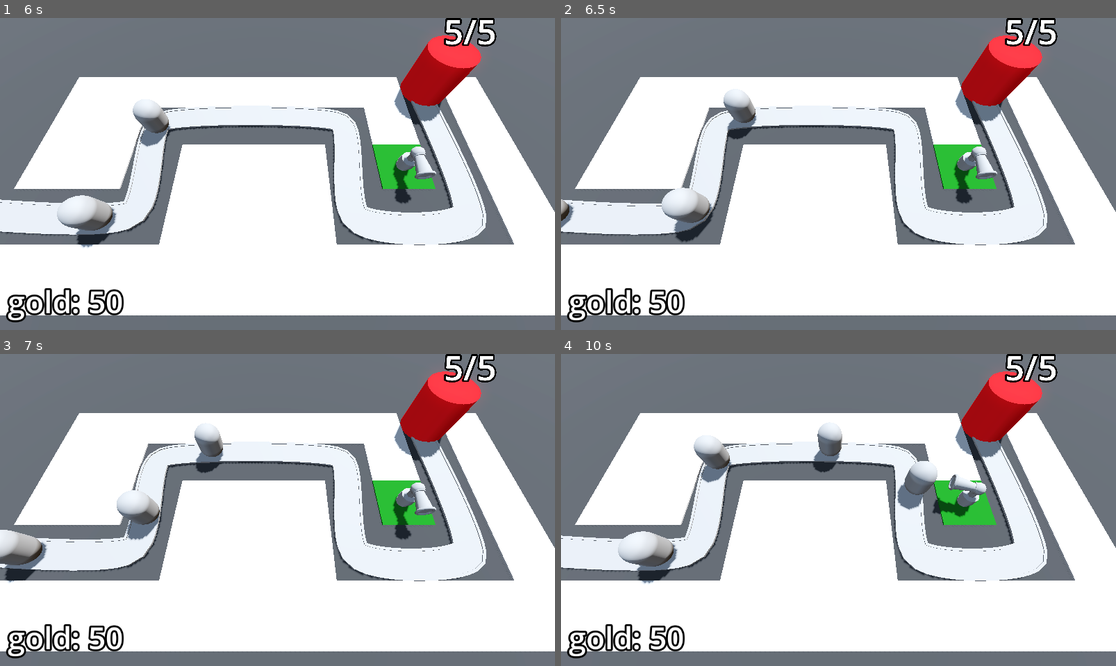
Above: before the commit, frames 1-4 (two rows, left to right).
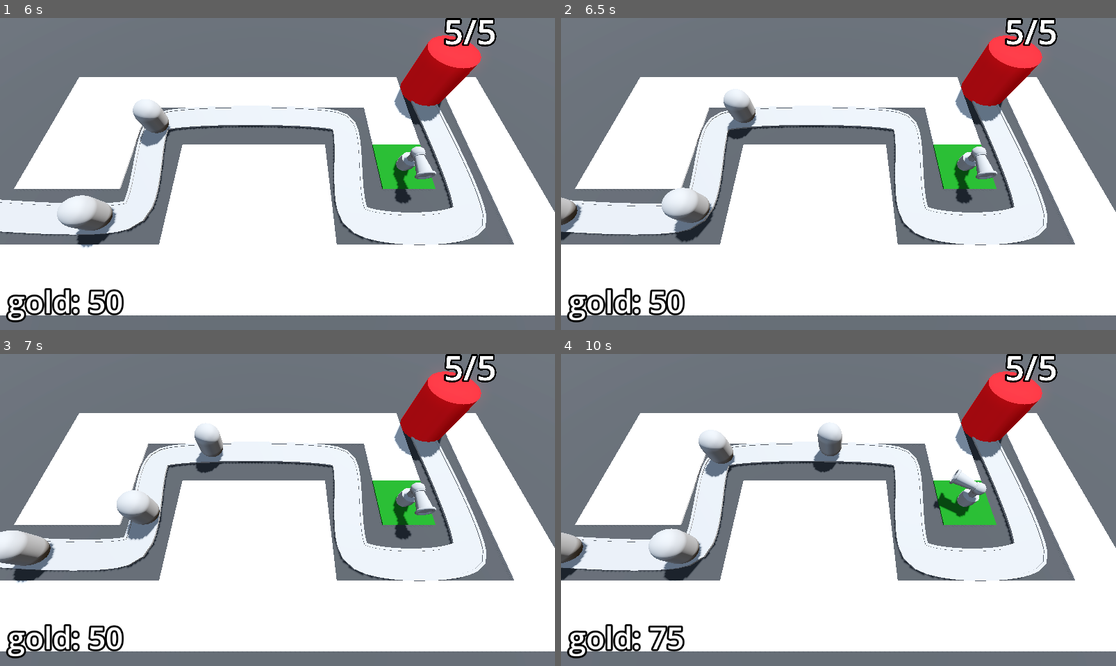
Above: after the commit, the same moments.

Repository: Tildozer/barbarianBlaster
Game: Godot game, scene res://scenes/levels/base_level.tscn
Same seed, same stepped clock (60 frames per second), same inputs: the game is played once before the commit and once after it.
Inputs (mouse positions are in pixels of both pictures, inside the frame that each line leads up to):
- Up to frame 1 (6 s): tap Enter at 0.5, 2 s; move the mouse to (399, 158) at 0.52 s; click (399, 158) at 0.6 s; tap Space at 1.25 s; move the mouse to (166, 189) at 1.27 s; click (166, 189) at 1.35 s; move the mouse to (333, 105) at 2.02 s; click (333, 105) at 2.1 s; move the mouse to (249, 236) at 2.77 s; click (249, 236) at 2.85 s; move the mouse to (444, 220) at 3.52 s; click (444, 220) at 3.6 s; move the mouse to (111, 127) at 4.27 s; click (111, 127) at 4.35 s; move the mouse to (305, 174) at 5.02 s; click (305, 174) at 5.1 s; move the mouse to (194, 96) at 5.77 s; click (194, 96) at 5.85 s
- Up to frame 2 (6.5 s): no input
- Up to frame 3 (7 s): move the mouse to (399, 494) at 6.52 s; click (399, 494) at 6.6 s
- Up to frame 4 (10 s): move the mouse to (727, 525) at 7.27 s; click (727, 525) at 7.35 s; move the mouse to (894, 441) at 8.02 s; click (894, 441) at 8.1 s; move the mouse to (810, 572) at 8.77 s; click (810, 572) at 8.85 s; move the mouse to (1005, 556) at 9.52 s; click (1005, 556) at 9.6 s

Frame 1 is identical in both runs. In frame 2, 0.3% of the frame differs, in the area x 0-4%, y 57-72%; in frame 3, 0.7%; in frame 4, 3.9%, in the area x 0-76%, y 24-96%.

Commit message:
added difficulty manager to adjust difficulty as level goes on and attached it to enemies

Diff:
--- a/scenes/characters/enemy.tscn
+++ b/scenes/characters/enemy.tscn
@@ -1,6 +1,6 @@
 [gd_scene load_steps=9 format=3 uid="uid://eigadlnby06c"]
 
-[ext_resource type="Script" uid="uid://ds586k7d4nf7" path="res://scripts/enemy.gd" id="1_7jb55"]
+[ext_resource type="Script" uid="uid://ds586k7d4nf7" path="res://scripts/enemy/enemy.gd" id="1_7jb55"]
 
 [sub_resource type="CapsuleMesh" id="CapsuleMesh_8tegq"]
 radius = 1.0
@@ -19,6 +19,21 @@
 radius = 1.0
 height = 3.0
 
+[sub_resource type="Animation" id="Animation_21x0f"]
+length = 0.001
+tracks/0/type = "value"
+tracks/0/imported = false
+tracks/0/enabled = true
+tracks/0/path = NodePath("damage_highlight:visible")
+tracks/0/interp = 1
+tracks/0/loop_wrap = true
+tracks/0/keys = {
+"times": PackedFloat32Array(0),
+"transitions": PackedFloat32Array(1),
+"update": 1,
+"values": [false]
+}
+
 [sub_resource type="Animation" id="Animation_f2e6v"]
 resource_name = "takes_damage"
 length = 0.1
@@ -33,21 +48,6 @@
 "transitions": PackedFloat32Array(1, 1),
 "update": 1,
 "values": [true, false]
-}
-
-[sub_resource type="Animation" id="Animation_21x0f"]
-length = 0.001
-tracks/0/type = "value"
-tracks/0/imported = false
-tracks/0/enabled = true
-tracks/0/path = NodePath("damage_highlight:visible")
-tracks/0/interp = 1
-tracks/0/loop_wrap = true
-tracks/0/keys = {
-"times": PackedFloat32Array(0),
-"transitions": PackedFloat32Array(1),
-"update": 1,
-"values": [false]
 }
 
 [sub_resource type="AnimationLibrary" id="AnimationLibrary_jgk6k"]
--- /dev/null
+++ b/scenes/difficulty_manager/difficulty_manager.tscn
@@ -0,0 +1,21 @@
+[gd_scene load_steps=4 format=3 uid="uid://cc2h7v5fs170g"]
+
+[ext_resource type="Script" uid="uid://bm2vyhgc6tcmv" path="res://scripts/difficulty_manager.gd" id="1_d1w41"]
+
+[sub_resource type="Curve" id="Curve_d1w41"]
+_limits = [0.25, 2.0, 0.0, 1.0]
+_data = [Vector2(0, 2), 0.0, -1.74545, 0, 1, Vector2(1, 0.254551), -1.74545, 0.0, 1, 0]
+point_count = 2
+
+[sub_resource type="Curve" id="Curve_3bp4b"]
+_limits = [0.0, 150.0, 0.0, 1.0]
+_data = [Vector2(0, 10), 0.0, 140.0, 0, 1, Vector2(1, 150), 140.0, 0.0, 1, 0]
+point_count = 2
+
+[node name="difficulty_manager" type="Node"]
+script = ExtResource("1_d1w41")
+spawn_time_curve = SubResource("Curve_d1w41")
+enemy_health_curve = SubResource("Curve_3bp4b")
+
+[node name="Timer" type="Timer" parent="."]
+one_shot = true
--- a/scenes/levels/base_level.tscn
+++ b/scenes/levels/base_level.tscn
@@ -1,14 +1,15 @@
-[gd_scene load_steps=12 format=3 uid="uid://3xuslvtwagb3"]
+[gd_scene load_steps=13 format=3 uid="uid://3xuslvtwagb3"]
 
 [ext_resource type="PackedScene" uid="uid://d2pxw6s3qdsq7" path="res://scenes/levels/evironment.tscn" id="1_ukglk"]
 [ext_resource type="PackedScene" uid="uid://b5ufedgjfwfpp" path="res://scenes/levels/ray_picker_camera.tscn" id="2_o1chu"]
 [ext_resource type="MeshLibrary" uid="uid://brwlqnmkpfnvy" path="res://mesh_libraries/space_library.tres" id="2_wwrw0"]
 [ext_resource type="PackedScene" uid="uid://eigadlnby06c" path="res://scenes/characters/enemy.tscn" id="3_o1chu"]
-[ext_resource type="Script" uid="uid://ewvshunuji1p" path="res://scripts/enemy_path.gd" id="4_53c65"]
+[ext_resource type="Script" uid="uid://ewvshunuji1p" path="res://scripts/enemy/enemy_path.gd" id="4_53c65"]
 [ext_resource type="PackedScene" uid="uid://ypbyg71iw2c5" path="res://scenes/base/base.tscn" id="4_wwrw0"]
-[ext_resource type="Script" uid="uid://bvvdbhl2btvr0" path="res://scripts/turret_manager.gd" id="6_h4ce7"]
+[ext_resource type="Script" uid="uid://bvvdbhl2btvr0" path="res://scripts/turret/turret_manager.gd" id="6_h4ce7"]
 [ext_resource type="PackedScene" uid="uid://c8gdutuvb6pda" path="res://scenes/turret/turret.tscn" id="7_53c65"]
-[ext_resource type="Script" uid="uid://t0x4vwuxlfha" path="res://scripts/bank.gd" id="9_43bxi"]
+[ext_resource type="Script" uid="uid://t0x4vwuxlfha" path="res://scripts/UI/bank.gd" id="9_43bxi"]
+[ext_resource type="PackedScene" uid="uid://cc2h7v5fs170g" path="res://scenes/difficulty_manager/difficulty_manager.tscn" id="10_j7gcg"]
 
 [sub_resource type="Curve3D" id="Curve3D_dbkse"]
 _data = {
@@ -40,10 +41,11 @@
 "cells": PackedInt32Array(65535, 65534, 655360, 65535, 2, 655360, 65531, 65535, 655360, 65531, 65534, 655360, 65531, 0, …(506 unchanged characters)…
 }
 
-[node name="enemy_path" type="Path3D" parent="."]
+[node name="enemy_path" type="Path3D" parent="." node_paths=PackedStringArray("difficulty_manager")]
 curve = SubResource("Curve3D_dbkse")
 script = ExtResource("4_53c65")
 enemy_scene = ExtResource("3_o1chu")
+difficulty_manager = NodePath("../difficulty_manager")
 
 [node name="road" type="CSGPolygon3D" parent="enemy_path"]
 transform = Transform3D(1, 0, 0, 0, 1, 0, 0, 0, 1, -0.438838, 0, 0)
@@ -122,4 +124,6 @@
 text = "placeHolder"
 label_settings = SubResource("LabelSettings_53c65")
 
+[node name="difficulty_manager" parent="." instance=ExtResource("10_j7gcg")]
+
 [connection signal="timeout" from="enemy_path/Timer" to="enemy_path" method="spawn_enemy"]
--- a/scenes/levels/ray_picker_camera.tscn
+++ b/scenes/levels/ray_picker_camera.tscn
@@ -1,6 +1,6 @@
 [gd_scene load_steps=2 format=3 uid="uid://b5ufedgjfwfpp"]
 
-[ext_resource type="Script" uid="uid://f377l1o3w0o4" path="res://scripts/ray_picker_camera.gd" id="1_fmfcl"]
+[ext_resource type="Script" uid="uid://f377l1o3w0o4" path="res://scripts/turret/ray_picker_camera.gd" id="1_fmfcl"]
 
 [node name="ray_picker_camera" type="Camera3D"]
 script = ExtResource("1_fmfcl")
--- a/scenes/turret/projectile.tscn
+++ b/scenes/turret/projectile.tscn
@@ -1,6 +1,6 @@
 [gd_scene load_steps=5 format=3 uid="uid://m5dtgrfrtftf"]
 
-[ext_resource type="Script" uid="uid://cdll07i84l5cv" path="res://scripts/projectile.gd" id="1_78ogm"]
+[ext_resource type="Script" uid="uid://cdll07i84l5cv" path="res://scripts/turret/projectile.gd" id="1_78ogm"]
 
 [sub_resource type="StandardMaterial3D" id="StandardMaterial3D_30my0"]
 albedo_color = Color(0.602825, 0.100029, 4.81308e-08, 1)
--- a/scenes/turret/turret.tscn
+++ b/scenes/turret/turret.tscn
@@ -1,7 +1,7 @@
 [gd_scene load_steps=13 format=3 uid="uid://c8gdutuvb6pda"]
 
 [ext_resource type="PackedScene" uid="uid://m5dtgrfrtftf" path="res://scenes/turret/projectile.tscn" id="1_gs8ou"]
-[ext_resource type="Script" uid="uid://lqnfsjtibhf1" path="res://scripts/turret.gd" id="1_rmqmx"]
+[ext_resource type="Script" uid="uid://lqnfsjtibhf1" path="res://scripts/turret/turret.gd" id="1_rmqmx"]
 
 [sub_resource type="CylinderMesh" id="CylinderMesh_p2m0r"]
 height = 1.0
@@ -32,6 +32,21 @@
 inner_radius = 0.3
 outer_radius = 0.4
 
+[sub_resource type="Animation" id="Animation_xfx51"]
+length = 0.001
+tracks/0/type = "value"
+tracks/0/imported = false
+tracks/0/enabled = true
+tracks/0/path = NodePath("turret_base/barrel_base/barrel:position")
+tracks/0/interp = 1
+tracks/0/loop_wrap = true
+tracks/0/keys = {
+"times": PackedFloat32Array(0),
+"transitions": PackedFloat32Array(1),
+"update": 0,
+"values": [Vector3(0, 0.7, 1)]
+}
+
 [sub_resource type="Animation" id="Animation_rmqmx"]
 resource_name = "recoil"
 length = 0.3
@@ -46,21 +61,6 @@
 "transitions": PackedFloat32Array(1, 1),
 "update": 0,
 "values": [Vector3(0, 0.7, 0.4), Vector3(0, 0.7, 1)]
-}
-
-[sub_resource type="Animation" id="Animation_xfx51"]
-length = 0.001
-tracks/0/type = "value"
-tracks/0/imported = false
-tracks/0/enabled = true
-tracks/0/path = NodePath("turret_base/barrel_base/barrel:position")
-tracks/0/interp = 1
-tracks/0/loop_wrap = true
-tracks/0/keys = {
-"times": PackedFloat32Array(0),
-"transitions": PackedFloat32Array(1),
-"update": 0,
-"values": [Vector3(0, 0.7, 1)]
 }
 
 [sub_resource type="AnimationLibrary" id="AnimationLibrary_m8ak0"]
--- /dev/null
+++ b/scripts/difficulty_manager.gd
@@ -0,0 +1,24 @@
+extends Node
+
+@export var game_length := 30.0
+@export var spawn_time_curve: Curve
+
+@export var enemy_health_curve: Curve
+
+@onready var timer: Timer = $Timer
+
+
+func _ready() -> void:
+	timer.start(game_length)
+
+func _process(_delta: float) -> void:
+	pass
+
+func game_progress_ratio() -> float:
+	return 1.0 - (timer.time_left / game_length)
+
+func get_spawn_time() -> float:
+	return spawn_time_curve.sample(game_progress_ratio())
+
+func get_enemy_health() -> int:
+	return int(enemy_health_curve.sample(game_progress_ratio()))
--- a/scripts/enemy.gd
+++ b/scripts/enemy/enemy.gd
@@ -2,7 +2,7 @@
 
 @export_range(50, 200) var max_health := 50
 @export_range(1, 50, 0.5) var speed: float = 5.0
-@export var gold_value := 15
+@export var gold_value := 25
 
 var current_health : int:
 	set(health_in):
--- /dev/null
+++ b/scripts/enemy/enemy_path.gd
@@ -0,0 +1,13 @@
+extends Path3D
+
+@export var enemy_scene: PackedScene
+@export var difficulty_manager: Node
+
+@onready var timer: Timer = $Timer
+
+
+func spawn_enemy() -> void:
+	var new_enemy = enemy_scene.instantiate()
+	new_enemy.max_health = difficulty_manager.get_enemy_health()
+	add_child(new_enemy)
+	timer.wait_time = difficulty_manager.get_spawn_time()
--- a/scripts/enemy_path.gd
+++ /dev/null
@@ -1,7 +0,0 @@
-extends Path3D
-
-@export var enemy_scene: PackedScene
-
-func spawn_enemy() -> void:
-	var new_enemy = enemy_scene.instantiate()
-	add_child(new_enemy)
--- a/scripts/projectile.gd
+++ b/scripts/turret/projectile.gd
@@ -17,4 +17,4 @@
 		# area.take_damage(1)
 		queue_free()
 		# area.take_damage(50)
-		area.get_parent().take_damage(10)
+		area.get_parent().take_damage(25)
--- a/scripts/ray_picker_camera.gd
+++ b/scripts/turret/ray_picker_camera.gd
@@ -19,7 +19,7 @@
 	ray_picker.force_raycast_update()
 
 	if ray_picker.is_colliding():
-		if bank.gold > turret_cost:
+		if bank.gold >= turret_cost:
 			Input.set_default_cursor_shape(Input.CURSOR_POINTING_HAND)
 			var collider = ray_picker.get_collider()
 			if collider is GridMap:
Renamed: scripts/bank.gd -> scripts/UI/bank.gd
Renamed: scripts/bank.gd.uid -> scripts/UI/bank.gd.uid
Not shown, added: scripts/difficulty_manager.gd.uid
Renamed: scripts/enemy.gd.uid -> scripts/enemy/enemy.gd.uid
Renamed: scripts/enemy_path.gd.uid -> scripts/enemy/enemy_path.gd.uid
Renamed: scripts/projectile.gd.uid -> scripts/turret/projectile.gd.uid
Renamed: scripts/ray_picker_camera.gd.uid -> scripts/turret/ray_picker_camera.gd.uid
Renamed: scripts/turret.gd -> scripts/turret/turret.gd
Renamed: scripts/turret.gd.uid -> scripts/turret/turret.gd.uid
Renamed: scripts/turret_manager.gd -> scripts/turret/turret_manager.gd
Renamed: scripts/turret_manager.gd.uid -> scripts/turret/turret_manager.gd.uid
